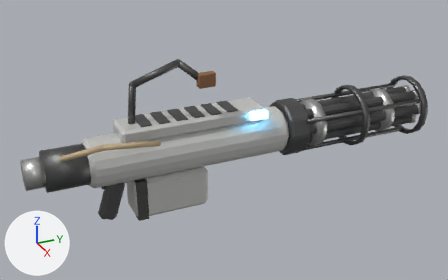
A saved change to the glTF model models/weapons/minigun.glb.
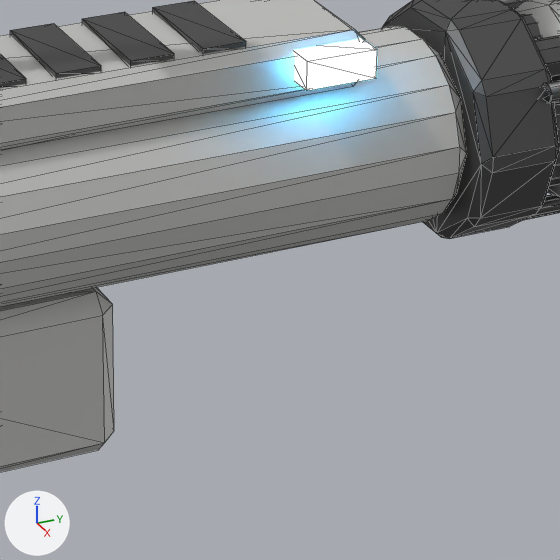
There are two pictures of each version: one whole from a 50 mm camera at (1.488, -0.35, 0.739) aimed at (-0.006, 0.322, -0.008), one close up on the part from 41% to 69% of the width and 36% to 82% of the height. The axes (+X, +Y, +Z) are drawn at lower left. The lights are the same throughout. The last two pictures show the newer version. The close-ups show mesh edges as thin lines. Where no turn or scale is listed for an object, it has been applied to the vertices. Vertices at exactly the same position are counted once.

Script lines for the objects in view, before the commit:
```python
me_barrels = bpy.data.meshes.new('barrels')
me_barrels.from_pydata(...)  # 432 vertices, 828 faces; spans x -0.068..0.068, y 0.0..0.427, z -0.07..0.07
# faces by material slot: [244, 584]
me_barrels.materials.append(mat_steel_dark)  # dark grey #656565
me_barrels.materials.append(mat_steel_worn)  # grey #bcbcba
me_body = bpy.data.meshes.new('body')
me_body.from_pydata(...)  # 810 vertices, 1508 faces; spans x -0.095..0.097, y -0.24..0.98, z -0.19..0.26
# faces by material slot: [204, 1096, 12, 44, 52, 100]
me_body.materials.append(mat_paint_white)  # light grey #cececb
me_body.materials.append(mat_steel_dark)  # dark grey #656565
me_body.materials.append(mat_glow_blue)  # blue #3fb3ff, glowing blue #59c4ff
me_body.materials.append(mat_rust)  # brown #996f50
me_body.materials.append(mat_steel_worn)  # grey #bcbcba
me_body.materials.append(mat_cable)  # beige #c4ad89
ob_barrels = bpy.data.objects.new('barrels', me_barrels)
ob_barrels.location = (0.0, 0.56, 0.0)
ob_body = bpy.data.objects.new('body', me_body)
ob_body.location = (0.0, 0.0, 0.0)
```
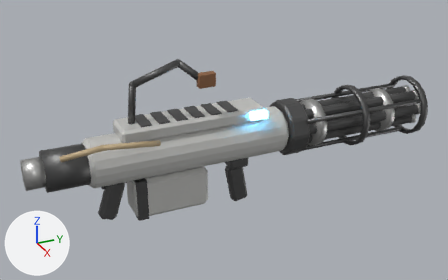
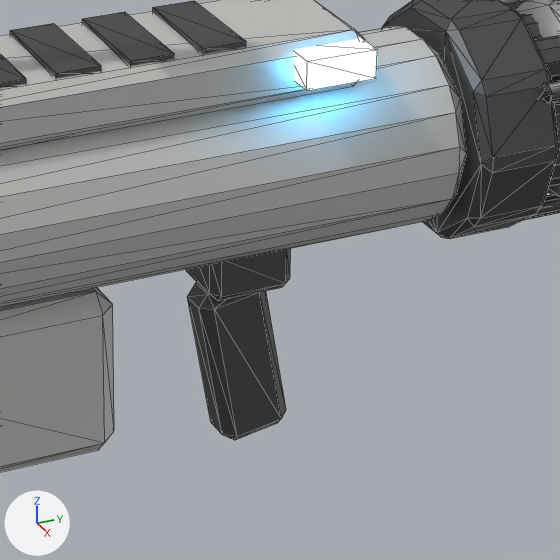
Where the change shows, as pixel boxes [x1, y1, x2, y2] in the close-ups (560 x 560 px):
part 1 of me_body, added: after [186, 248, 291, 301]
part 2 of me_body, added: after [187, 282, 286, 440]

The change in detail:
me_body is used by ob_body; location (0.0, 0.0, 0.0).
me_body had 810 vertices, 1508 faces and spanned x -0.095..0.097, y -0.24..0.98, z -0.19..0.26.
me_body now has 858 vertices, 1596 faces and spans x -0.095..0.097, y -0.24..0.98, z -0.212..0.26.
me_body part 1: a new loose piece of 24 vertices spanning x -0.025..0.025, y 0.33..0.39, z -0.095..-0.055, in mat_steel_dark (dark grey #656565).
me_body part 2: a new loose piece of 24 vertices spanning x -0.018..0.018, y 0.326..0.394, z -0.212..-0.088, in mat_steel_dark (dark grey #656565).
